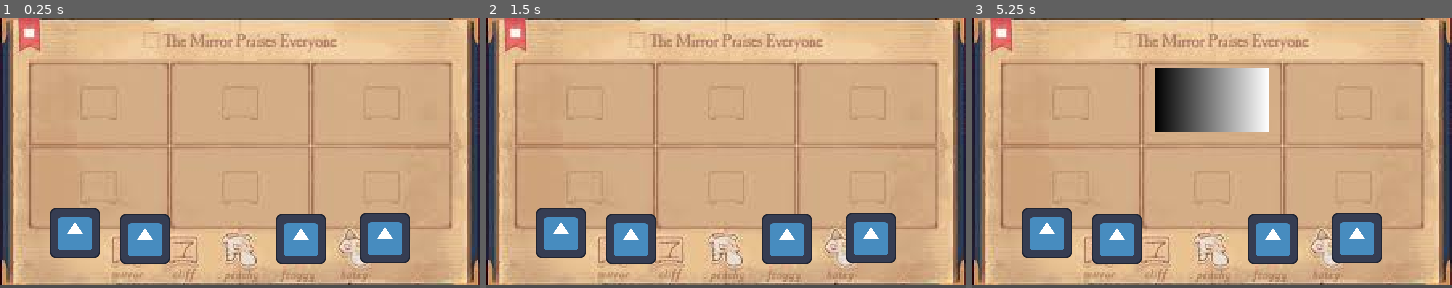
Above: before the commit, frames 1-3 (left to right).
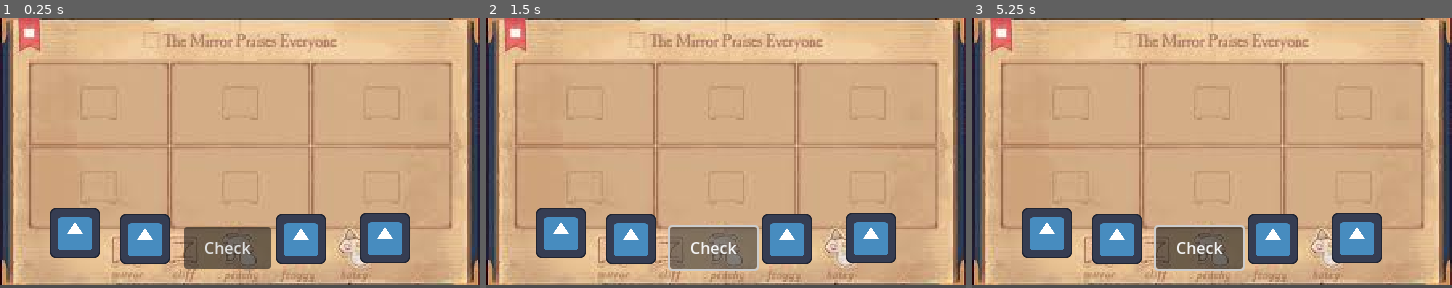
Above: after the commit, the same moments.

Repository: CoolTL/DDD_edutainment
Game: Godot game, scene res://scenes/levels/level_1.tscn
Two runs of this game, one before a commit and one after it. Both use one fixed random seed, a clock stepped at 60 frames per second and the inputs below. The project has no main scene, so this scene is started directly. The engine's default icon, where the game draws it, is replaced by a stand-in: a white triangle on a blue panel in a dark square.
Inputs (mouse positions are in pixels of both pictures, inside the frame that each line leads up to):
- Up to frame 1 (0.25 s): no input
- Up to frame 2 (1.5 s): click (562, 234) at 0.52 s; click (711, 247) at 1.25 s, where only the run after the commit has a clickable "Check"
- Up to frame 3 (5.25 s): click (1048, 234) at 2.02 s; click (1197, 247) at 2.75 s, where only the run after the commit has a clickable "Check"; click (1048, 234) at 3.52 s; click (1197, 247) at 4.25 s, where only the run after the commit has a clickable "Check"; tap Enter at 5 s; move the mouse to (1317, 139) at 5.02 s

The runs differ from the first frame. In frame 1, 2.8% of the frame differs, in the area x 38-57%, y 77-93%; in frame 2, 3.2%; in frame 3, 8.8%, in the area x 37-62%, y 18-94%.

Commit message:
Disable unneeded debug strings, implement level checking button

Diff:
--- a/Godot/scenes/char_spot.gd
+++ b/Godot/scenes/char_spot.gd
@@ -1,5 +1,6 @@
 extends Area2D
 
+# We use this signal even though we have the check button to make the frame register if its solved or not
 signal changed
 
 # Called when the node enters the scene tree for the first time.
@@ -22,5 +23,4 @@
 			$ColorRect.show()
 		elif area.get_parent().char_index == 1:
 			hide_background()
-			print("works")
 		changed.emit()
--- a/Godot/scenes/frame.gd
+++ b/Godot/scenes/frame.gd
@@ -1,7 +1,9 @@
 extends Area2D
 
 # This signal makes the level check if everything is correct
+# NOTE Currently unused because of check button
 signal changed
+var solved = false
 
 # Called when the node enters the scene tree for the first time.
 func _ready() -> void:
@@ -17,10 +19,13 @@
 
 func _on_area_exited(area: Area2D) -> void:
 	if area.get_parent().dragging == false:
-		changed.emit()
 		if area.get_parent().back_index == 0:
 			hide_background()
 			$TextureRect.show()
 		elif area.get_parent().back_index == 1:
 			hide_background()
-			#print("works")
+		changed.emit()
+
+
+func _on_texture_rect_correct() -> void:
+	solved = true
--- a/Godot/scenes/frame.tscn
+++ b/Godot/scenes/frame.tscn
@@ -17,3 +17,4 @@
 visible = false
 
 [connection signal="area_exited" from="." to="." method="_on_area_exited"]
+[connection signal="correct" from="TextureRect" to="." method="_on_texture_rect_correct"]
--- a/Godot/scenes/levels/level_1.gd
+++ b/Godot/scenes/levels/level_1.gd
@@ -1,9 +1,36 @@
 extends Node
 
+@export var frame_1_solved = false
+@export var frame_2_solved = false
+@export var frame_3_solved = false
+
 func _ready() -> void:
-	var frames = get_tree().get_nodes_in_group("frames")
-	for frame in frames:
-		frame.connect("changed", checker)
+	# NOTE Currently we don't use this because of the button
+	pass
+	#var frames = get_tree().get_nodes_in_group("frames")
+	#for frame in frames:
+		#pass
+		#frame.connect("changed", checker)
 
 func checker() -> void:
-	print("Checking...")
+	#print("Checking...")
+	if not frame_1_solved:
+		if $Frame.solved:
+			print("Frame 1 solved!")
+			frame_1_solved = true
+			return
+	elif not frame_2_solved:
+		if $Frame2.solved:
+			print("Frame 2 solved!")
+			frame_2_solved = true
+			return
+	elif not frame_3_solved:
+		if $Frame3.solved:
+			print("Frame 3 solved!")
+			frame_3_solved = true
+			return
+	print("Life lost")
+
+
+func _on_check_button_pressed() -> void:
+	checker()
--- a/Godot/scenes/levels/level_1.tscn
+++ b/Godot/scenes/levels/level_1.tscn
@@ -46,5 +46,14 @@
 collision_layer = 2
 collision_mask = 2
 
+[node name="CheckButton" type="Button" parent="."]
+offset_left = 184.0
+offset_top = 209.0
+offset_right = 271.0
+offset_bottom = 251.0
+text = "Check"
+
+[connection signal="pressed" from="CheckButton" to="." method="_on_check_button_pressed"]
+
 [editable path="SceneItem3"]
 [editable path="SceneItem4"]
--- a/Godot/scenes/levels/level_1_frames/frame_1.gd
+++ b/Godot/scenes/levels/level_1_frames/frame_1.gd
@@ -7,7 +7,7 @@
 	for spot in spots:
 		spot.connect("changed", check)
 
+# This function is where we define the correct configuration of the frame
 func check():
 	if $char_spot/ColorRect.visible:
-		print("gex")
 		correct.emit()
--- a/Godot/scenes/scene_item.gd
+++ b/Godot/scenes/scene_item.gd
@@ -7,7 +7,8 @@
 @export var char_index = 0
 
 func _ready():
-	print(name, " layer=", $Area2D.collision_layer, " mask=", $Area2D.collision_mask)
+	#print(name, " layer=", $Area2D.collision_layer, " mask=", $Area2D.collision_mask)
+	pass
 
 
 # Called every frame. 'delta' is the elapsed time since the previous frame.
